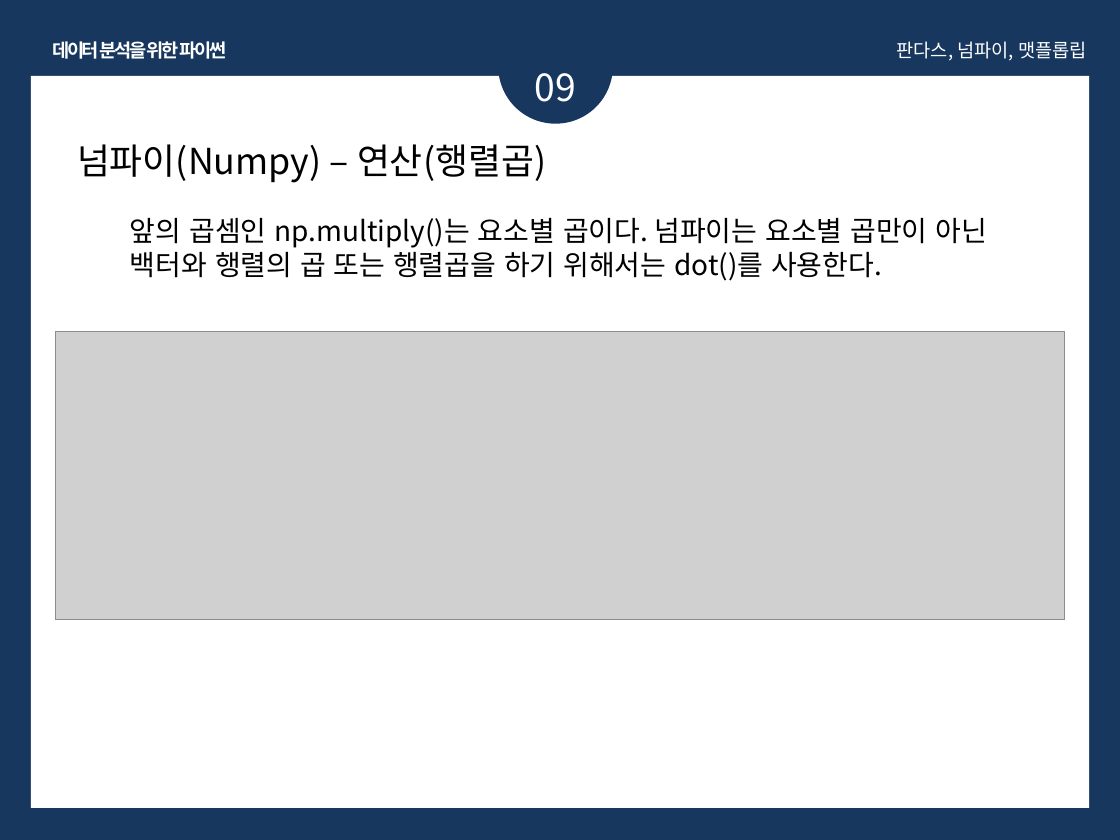
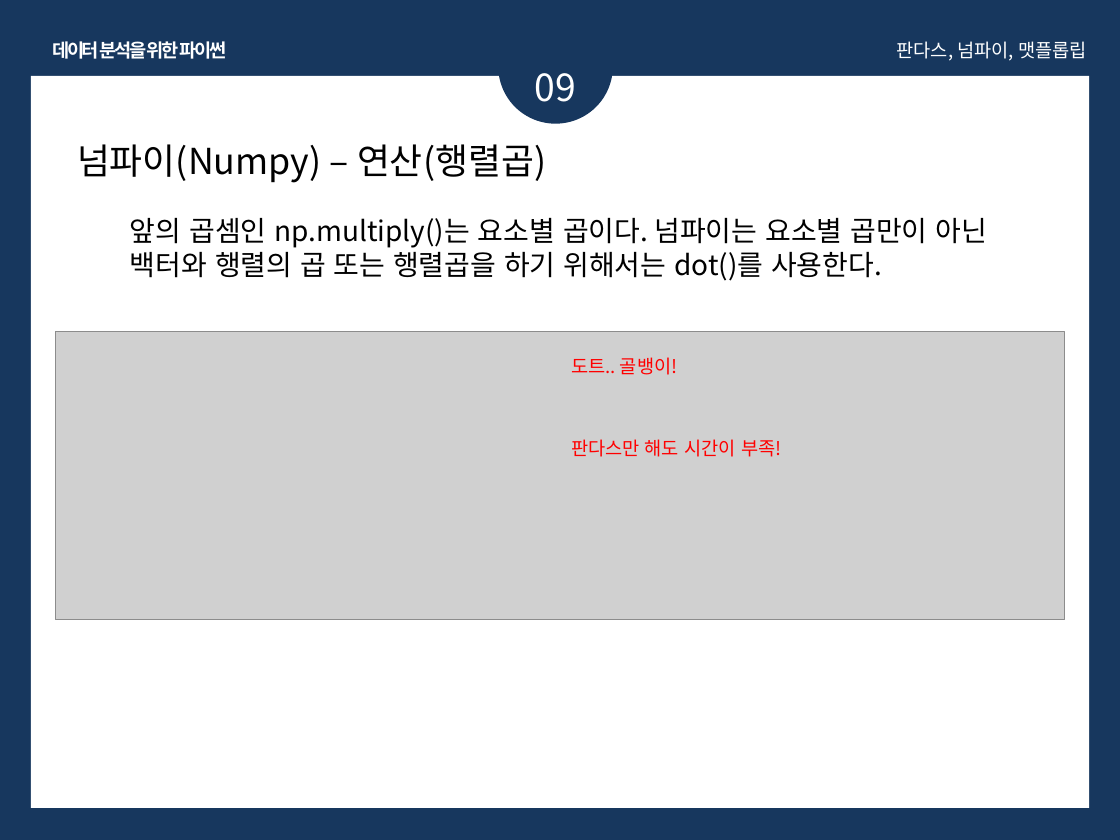
Before and after one commit to olA1ol/learning_data, a slide deck: slide 128 of 교안/python.pptx. Drawn at 1120x840 pixels with LibreOffice and Linux fonts; fonts in the diff are those of the drawing; grey boxes stand for pictures. Boxes give left, top, right and bottom in pixels: in the first picture for what was removed or moved away, otherwise in the second. Text is boxed around its words. In the diff, an @@ line names an element or a change of style, - is before the commit and + after.

```diff
--- a/교안/python.pptx
+++ b/교안/python.pptx
@@ text added at <box>571,357,678,375</box>, 12 pt, text #FF0000 @@
+도트.. 골뱅이!
@@ text added at <box>571,439,781,457</box>, 12 pt, text #FF0000 @@
+판다스만 해도 시간이 부족!
```
Also in this commit, not shown: 11 other slides changed, 4 other files.
